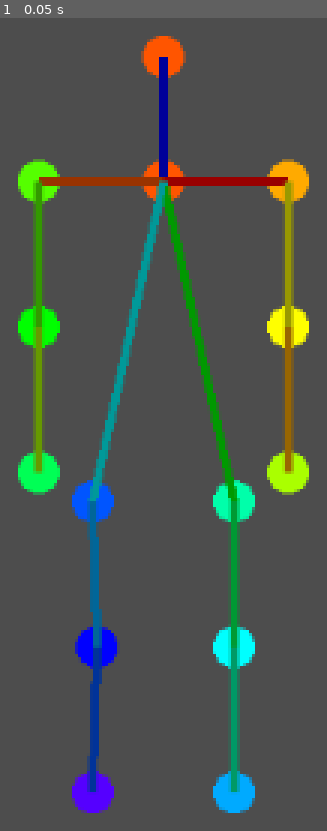
Above: before the commit, frame 1.
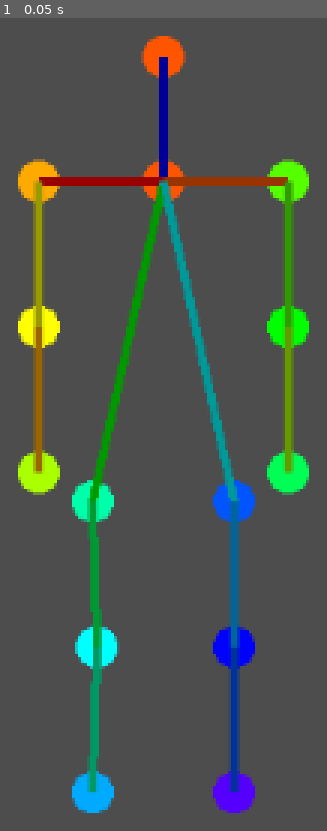
Above: after the commit, the same moment.

Repository: OscarPindaro/ProceduralAnimation
Game: Godot game, scene res://scenes/Skeleton/skeleton.tscn
Same seed, same stepped clock (60 frames per second), same inputs: the game is played once before the commit and once after it. This scene is started directly instead of the project's main scene.
Inputs:
- Up to frame 1 (0.05 s): no input

The runs differ from the first frame. In frame 1, 12% of the frame differs, in the area x 5-95%, y 17-98%.

Commit message:
swapped left and right

Diff:
--- a/scenes/Skeleton/skeleton.gd
+++ b/scenes/Skeleton/skeleton.gd
@@ -88,7 +88,7 @@
 		left_foot:      COLOR_LEFT_FOOT,
 	}
 
-func _draw():
+func _draw_skeleton():
 	var joints = all_joints()
 	var coloured_joints: Dictionary = joints_with_colors()
 	for joint in joints:
@@ -107,3 +107,6 @@
 	draw_line(left_hip.position, left_knee.position, COLOR_SEG_LEFT_UPPER_LEG, segment_width)
 	draw_line(right_knee.position, right_foot.position, COLOR_SEG_RIGHT_LOWER_LEG, segment_width)
 	draw_line(left_knee.position, left_foot.position, COLOR_SEG_LEFT_LOWER_LEG, segment_width)
+
+func _draw():
+	_draw_skeleton()
--- a/scenes/Skeleton/skeleton.tscn
+++ b/scenes/Skeleton/skeleton.tscn
@@ -14,40 +14,40 @@
 [node name="Neck" type="Node2D" parent="Joints" unique_id=204172225]
 position = Vector2(0, 30)
 
-[node name="RightShoulder" type="Node2D" parent="Joints" unique_id=1274720705]
+[node name="LeftShoulder" type="Node2D" parent="Joints" unique_id=1274720705]
 position = Vector2(30, 30)
 
-[node name="RightElbow" type="Node2D" parent="Joints" unique_id=2142063420]
+[node name="LeftElbow" type="Node2D" parent="Joints" unique_id=2142063420]
 position = Vector2(30, 65)
 
-[node name="RightHand" type="Node2D" parent="Joints" unique_id=687646648]
+[node name="LeftHand" type="Node2D" parent="Joints" unique_id=687646648]
 position = Vector2(30, 100)
 
-[node name="LeftShoulder" type="Node2D" parent="Joints" unique_id=155079694]
+[node name="RightShoulder" type="Node2D" parent="Joints" unique_id=155079694]
 position = Vector2(-30, 30)
 
-[node name="LeftElbow" type="Node2D" parent="Joints" unique_id=432267669]
+[node name="RightElbow" type="Node2D" parent="Joints" unique_id=432267669]
 position = Vector2(-30, 65)
 
-[node name="LeftHand" type="Node2D" parent="Joints" unique_id=359966966]
+[node name="RightHand" type="Node2D" parent="Joints" unique_id=359966966]
 position = Vector2(-30, 100)
 
-[node name="RightHip" type="Node2D" parent="Joints" unique_id=1026478870]
+[node name="LeftHip" type="Node2D" parent="Joints" unique_id=1026478870]
 position = Vector2(17, 107)
 
-[node name="RightKnee" type="Node2D" parent="Joints" unique_id=1155573637]
+[node name="LeftKnee" type="Node2D" parent="Joints" unique_id=1155573637]
 position = Vector2(17, 142)
 
-[node name="RightFoot" type="Node2D" parent="Joints" unique_id=144408529]
+[node name="LeftFoot" type="Node2D" parent="Joints" unique_id=144408529]
 position = Vector2(17, 177)
 
-[node name="LeftHip" type="Node2D" parent="Joints" unique_id=71416142]
+[node name="RightHip" type="Node2D" parent="Joints" unique_id=71416142]
 position = Vector2(-17, 107)
 
-[node name="LeftKnee" type="Node2D" parent="Joints" unique_id=1880081685]
+[node name="RightKnee" type="Node2D" parent="Joints" unique_id=1880081685]
 position = Vector2(-16, 142)
 
-[node name="LeftFoot" type="Node2D" parent="Joints" unique_id=1111180315]
+[node name="RightFoot" type="Node2D" parent="Joints" unique_id=1111180315]
 position = Vector2(-17, 177)
 
 [node name="Camera2D" type="Camera2D" parent="." unique_id=724248063]
